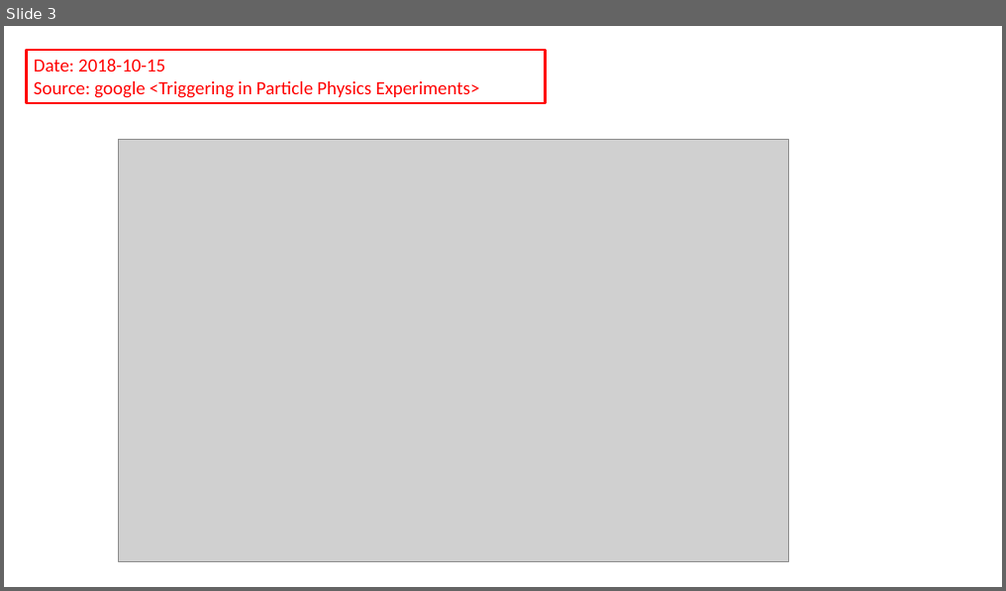
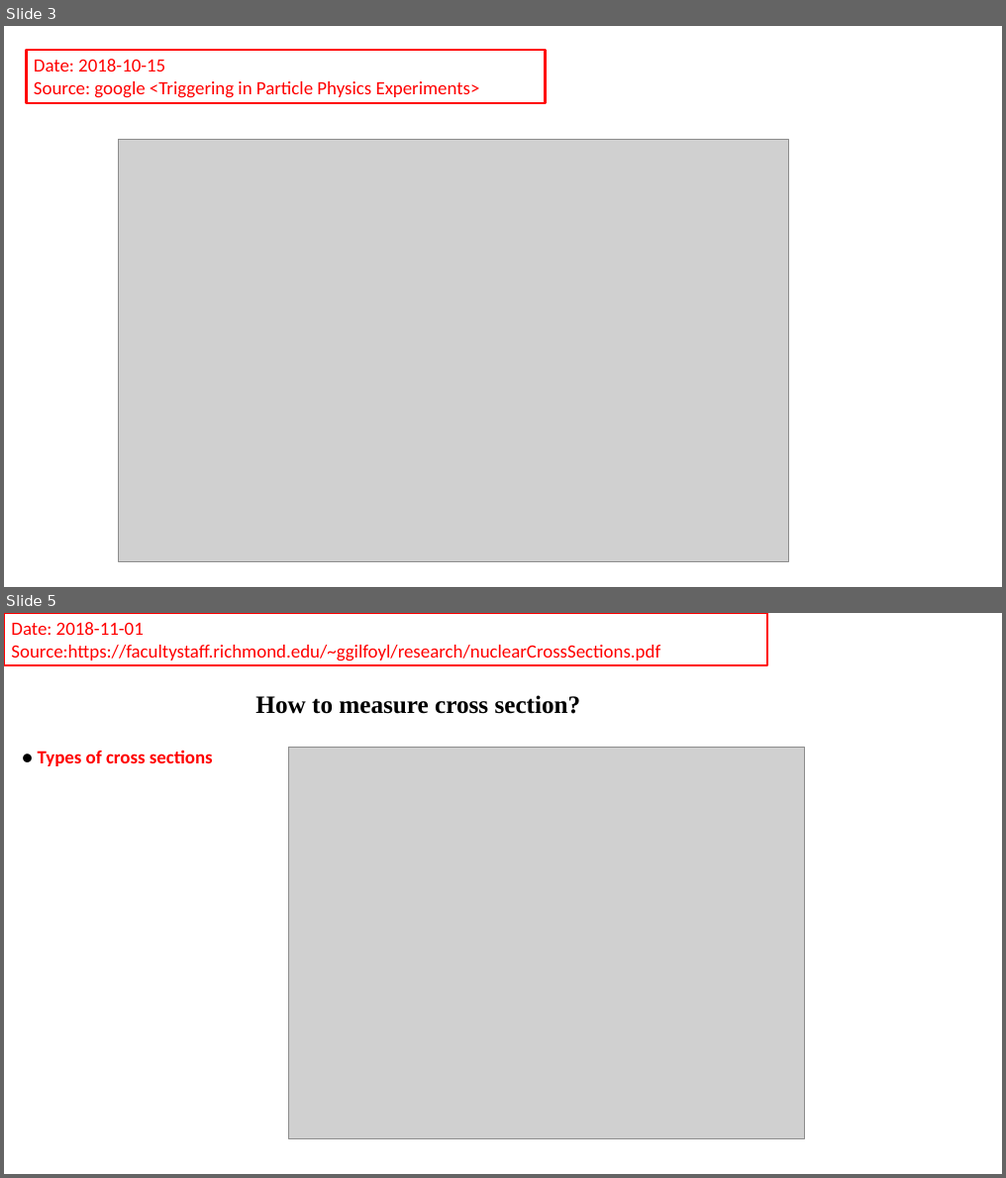
Before and after one commit to gfh16/StudyNotes, a slide deck: 01BacsiConceptsInNuclearPhysics.pptx. Shown one above the other, each under a label of ours: slide 3 before the commit, slides 3 and 5 after it; the slides between them are not shown. The pictures are 1006x591 and 1006x1178 pixels, drawn with LibreOffice and Linux fonts; fonts in the diff are those of the drawing; grey boxes stand for pictures. Boxes give left, top, right and bottom in pixels: in the first picture for what was removed or moved away, otherwise in the second. Text is boxed around its words. In the diff, an @@ line names an element or a change of style, - is before the commit and + after.

```diff
--- a/01BacsiConceptsInNuclearPhysics.pptx
+++ b/01BacsiConceptsInNuclearPhysics.pptx
@@ slide 5 added at (x1=4, y1=613, x2=1002, y2=1174), background #FFFFFF @@
@@ rectangle added at (x1=4, y1=613, x2=767, y2=666), outline #FF0000 2 pt, 18 pt, text #FF0000 @@
+Date: 2018-11-01
+Source:https://facultystaff.richmond.edu/~ggilfoyl/research/nuclearCrossSections.pdf
@@ text added at (x1=255, y1=695, x2=581, y2=714), 24 pt, text #000000, bold @@
+How to measure cross section?
@@ text added at (x1=38, y1=750, x2=213, y2=766), 18 pt, text #FF0000, bold @@
+● Types of cross sections
@@ picture added at (x1=288, y1=748, x2=805, y2=1140) @@
```
Also in this commit, not shown: 1 slide changed, 6 other slides added, 1 slide removed, 4 other files.
